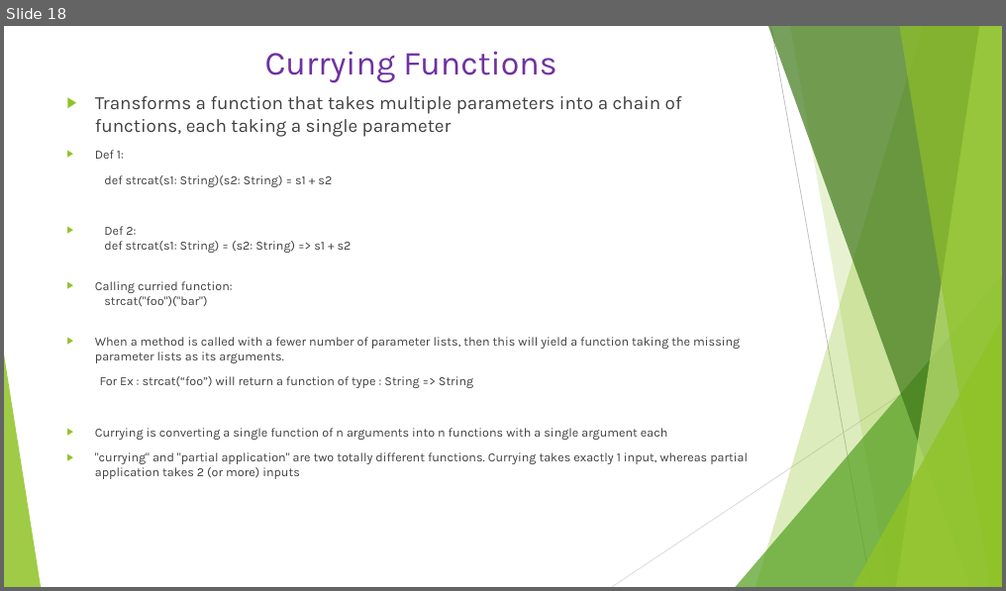
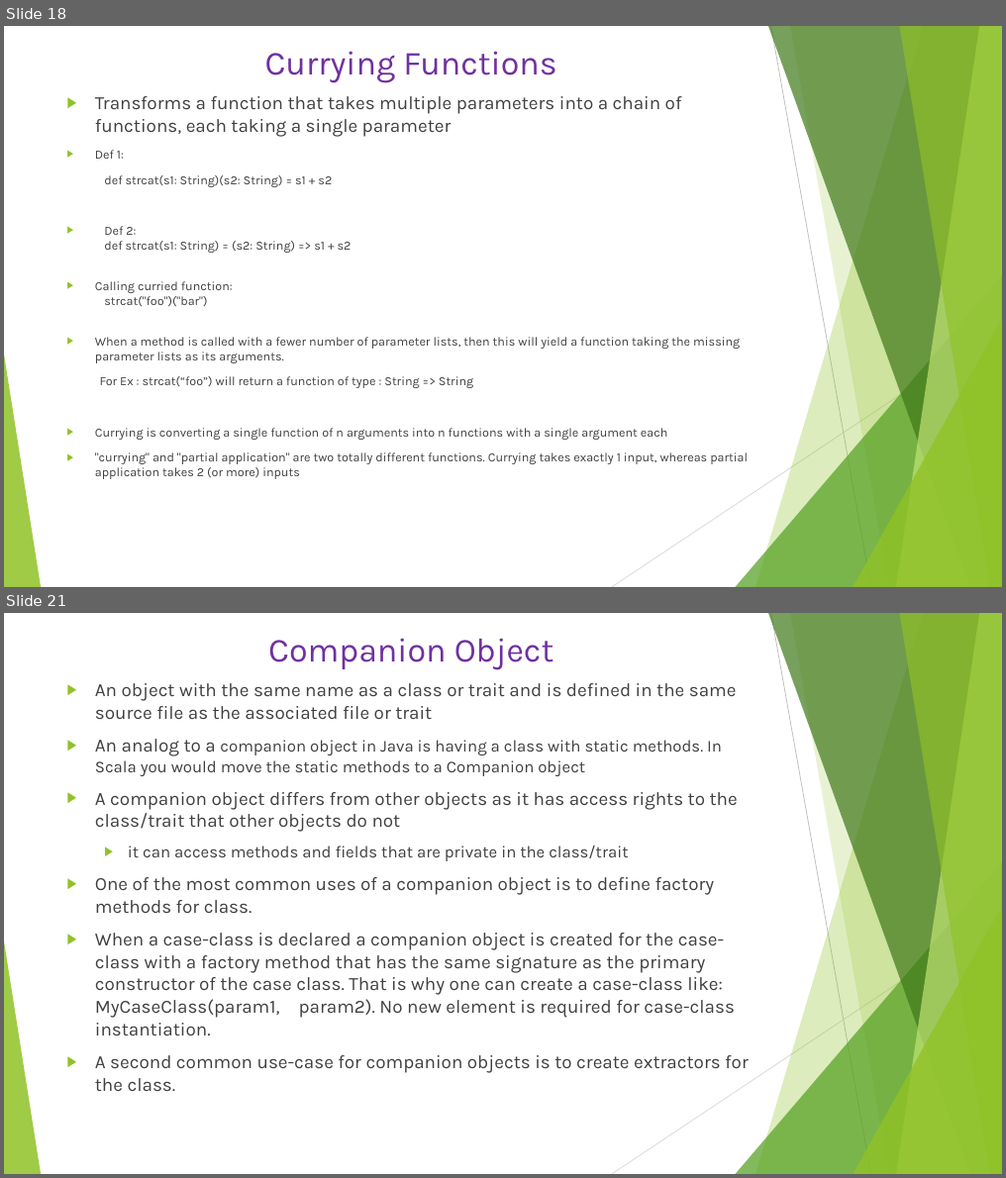
Before and after one commit to Anveshan3175/ScalaTrainingPrep, a slide deck: ScalaRepositary/ScalaTrainingPrep/Scala.pptx. Shown one above the other, each under a label of ours: slide 18 before the commit, slides 18 and 21 after it; the slides between them are not shown. The pictures are 1006x591 and 1006x1178 pixels, drawn with LibreOffice and Linux fonts; fonts in the diff are those of the drawing. Boxes give left, top, right and bottom in pixels: in the first picture for what was removed or moved away, otherwise in the second. Text is boxed around its words. In the diff, an @@ line names an element or a change of style, - is before the commit and + after.

```diff
--- a/ScalaRepositary/ScalaTrainingPrep/Scala.pptx
+++ b/ScalaRepositary/ScalaTrainingPrep/Scala.pptx
@@ slide 21 added at (4, 613, 1002, 1174), background #FFFFFF; not listed: 10 template elements that a slide beside it also shows @@
@@ title added at (268, 638, 554, 669), 32.4 pt, text #7030A0 @@
+Companion Object
@@ text added at (95, 683, 748, 1091), 18 pt, text #404040 @@
+▶ An object with the same name as a class or trait and is defined in the same source file as the associated file or trait
+  ▶ An analog to a companion object in Java is having a class with static methods. In Scala you would move the static methods to a Companion object
+▶ A companion object differs from other objects as it has access rights to the class/trait that other objects do not
+  ▶ it can access methods and fields that are private in the class/trait
+▶ One of the most common uses of a companion object is to define factory methods for class.
+▶ When a case-class is declared a companion object is created for the case-class with a factory method that has the same signature as the primary constructor of the case class. That is why one can create a case-class like: MyCaseClass(param1, param2). No new element is required for case-class instantiation.
+▶ A second common use-case for companion objects is to create extractors for the class.
```
Also in this commit, not shown: 1 slide changed, 3 other slides added, 2 other files.
